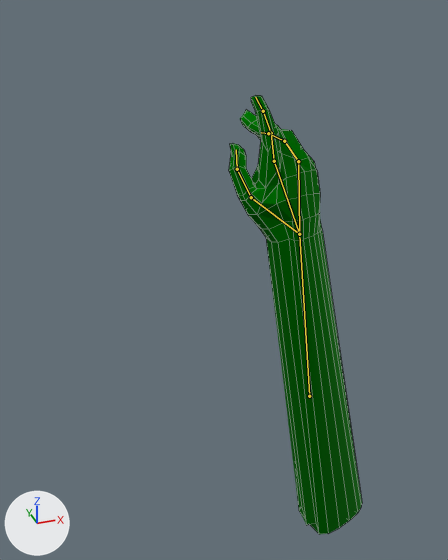
Renders of the Blender file resources/scrap/hand.blend from each side of a commit.
The view is the same before and after, from a 50 mm camera at (-0.37, -0.79, 1.0) aimed at (3.15, 9.69, -4.51). The axes (+X, +Y, +Z) are drawn at lower left. The lights are the same throughout. Both versions are drawn at frame 16 of the action 'Use'; the numbers are the values there. The bones that bend it are drawn over the model as lines. Mesh edges are drawn as thin lines.
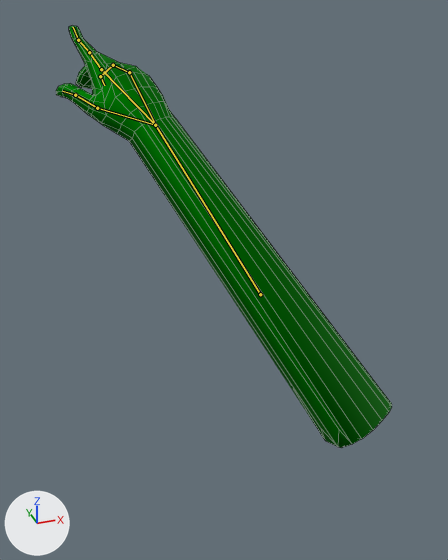
The change, as a diff of the scene's bpy script:
```diff
--- a/resources/scrap/hand.blend.py
+++ b/resources/scrap/hand.blend.py
@@ bone_arm @@
 bone_arm = bpy.data.objects['Armature'].pose.bones['Arm']
-bone_arm.location = (4.56, -3.76, -7.71)
-bone_arm.rotation_quaternion = (0.985, -0.069, 0.139, 0.055)  # degrees (-7, 16, 5)
+bone_arm.location = (3.67, -1.65, -8.65)
+bone_arm.rotation_quaternion = (0.893, -0.376, 0.212, 0.124)  # degrees (-45, 28, 4)
@@ bone_thumb @@
 bone_thumb = bpy.data.objects['Armature'].pose.bones['Thumb']  # child of 'Arm'
-bone_thumb.rotation_quaternion = (1.0, 0.0, 0.0, 0.0)  # degrees (0, 0, 0)
+bone_thumb.rotation_quaternion = (0.999, -0.001, -0.035, 0.016)  # degrees (0, -4, 2)
@@ bone_thumb0 @@
 bone_thumb0 = bpy.data.objects['Armature'].pose.bones['Thumb0']  # child of 'Thumb'
-bone_thumb0.rotation_quaternion = (1.0, 0.0, 0.0, 0.0)  # degrees (0, 0, 0)
+bone_thumb0.rotation_quaternion = (0.997, -0.072, -0.02, 0.007)  # degrees (-8, -2, 1)
@@ bone_thumb1 @@
 bone_thumb1 = bpy.data.objects['Armature'].pose.bones['Thumb1']  # child of 'Thumb0'
-bone_thumb1.rotation_quaternion = (1.0, 0.0, 0.0, 0.0)  # degrees (0, 0, 0)
+bone_thumb1.rotation_quaternion = (0.955, 0.229, -0.075, 0.137)  # degrees (26, -12, 14)
@@ bone_index @@
 bone_index = bpy.data.objects['Armature'].pose.bones['Index']  # child of 'Arm'
-bone_index.rotation_quaternion = (1.0, 0.0, 0.0, 0.0)  # degrees (0, 0, 0)
+bone_index.rotation_quaternion = (0.999, -0.009, -0.023, 0.03)  # degrees (-1, -3, 3)
@@ bone_index0 @@
 bone_index0 = bpy.data.objects['Armature'].pose.bones['Index0']  # child of 'Index'
-bone_index0.rotation_quaternion = (1.0, 0.0, 0.0, 0.0)  # degrees (0, 0, 0)
+bone_index0.rotation_quaternion = (0.995, -0.072, 0.026, -0.016)  # degrees (-8, 3, -2)
@@ bone_index1 @@
 bone_index1 = bpy.data.objects['Armature'].pose.bones['Index1']  # child of 'Index0'
-bone_index1.rotation_quaternion = (1.0, 0.0, 0.0, 0.0)  # degrees (0, 0, 0)
+bone_index1.rotation_quaternion = (0.995, 0.094, -0.013, -0.026)  # degrees (11, -1, -3)
@@ bone_index2 @@
 bone_index2 = bpy.data.objects['Armature'].pose.bones['Index2']  # child of 'Index1'
-bone_index2.rotation_quaternion = (1.0, 0.0, 0.0, 0.0)  # degrees (0, 0, 0)
+bone_index2.rotation_quaternion = (0.949, 0.292, -0.078, -0.086)  # degrees (35, -6, -12)
@@ bone_fingers @@
 bone_fingers = bpy.data.objects['Armature'].pose.bones['Fingers']  # child of 'Arm'
-bone_fingers.rotation_quaternion = (1.0, 0.0, 0.0, 0.0)  # degrees (0, 0, 0)
+bone_fingers.rotation_quaternion = (0.999, 0.007, -0.009, -0.037)  # degrees (1, -1, -4)
@@ bone_fingers0 @@
 bone_fingers0 = bpy.data.objects['Armature'].pose.bones['Fingers0']  # child of 'Fingers'
-bone_fingers0.rotation_quaternion = (1.0, 0.0, 0.0, 0.0)  # degrees (0, 0, 0)
+bone_fingers0.rotation_quaternion = (0.989, 0.038, 0.11, 0.038)  # degrees (5, 12, 5)
@@ bone_fingers1 @@
 bone_fingers1 = bpy.data.objects['Armature'].pose.bones['Fingers1']  # child of 'Fingers0'
-bone_fingers1.rotation_quaternion = (1.0, 0.0, 0.0, 0.0)  # degrees (0, 0, 0)
+bone_fingers1.rotation_quaternion = (0.988, -0.143, 0.038, 0.046)  # degrees (-16, 5, 5)
@@ bone_fingers2 @@
 bone_fingers2 = bpy.data.objects['Armature'].pose.bones['Fingers2']  # child of 'Fingers1'
-bone_fingers2.rotation_quaternion = (1.0, 0.0, 0.0, 0.0)  # degrees (0, 0, 0)
+bone_fingers2.rotation_quaternion = (0.797, -0.56, -0.061, -0.005)  # degrees (-70, -6, 4)
```

Where the change shows, as pixel boxes [x1, y1, x2, y2] in the pictures (448 x 560 px):
'Cube', posed (151% wider)
    before: [229, 95, 362, 534]
    after: [56, 26, 392, 448]
bone 'Arm', root to tip
    before: (309, 396) to (299, 234)
    after: (260, 294) to (155, 125)
bone 'Thumb', root to tip
    before: (299, 234) to (251, 197)
    after: (155, 125) to (97, 108)
bone 'Thumb0', root to tip
    before: (251, 197) to (237, 169)
    after: (97, 108) to (75, 95)
bone 'Thumb1', root to tip
    before: (237, 169) to (236, 149)
    after: (75, 95) to (62, 91)
bone 'Index', root to tip
    before: (299, 234) to (274, 161)
    after: (155, 125) to (101, 69)
bone 'Index0', root to tip
    before: (274, 161) to (271, 133)
    after: (101, 69) to (89, 52)
bone 'Index1', root to tip
    before: (271, 133) to (263, 111)
    after: (89, 52) to (78, 40)
bone 'Index2', root to tip
    before: (263, 111) to (255, 97)
    after: (78, 40) to (73, 27)
bone 'Fingers', root to tip
    before: (299, 234) to (298, 161)
    after: (155, 125) to (129, 72)
bone 'Fingers0', root to tip
    before: (298, 161) to (284, 141)
    after: (129, 72) to (113, 65)
bone 'Fingers1', root to tip
    before: (284, 141) to (268, 133)
    after: (113, 65) to (100, 76)
bone 'Fingers2', root to tip
    before: (268, 133) to (261, 132)
    after: (100, 76) to (104, 85)
